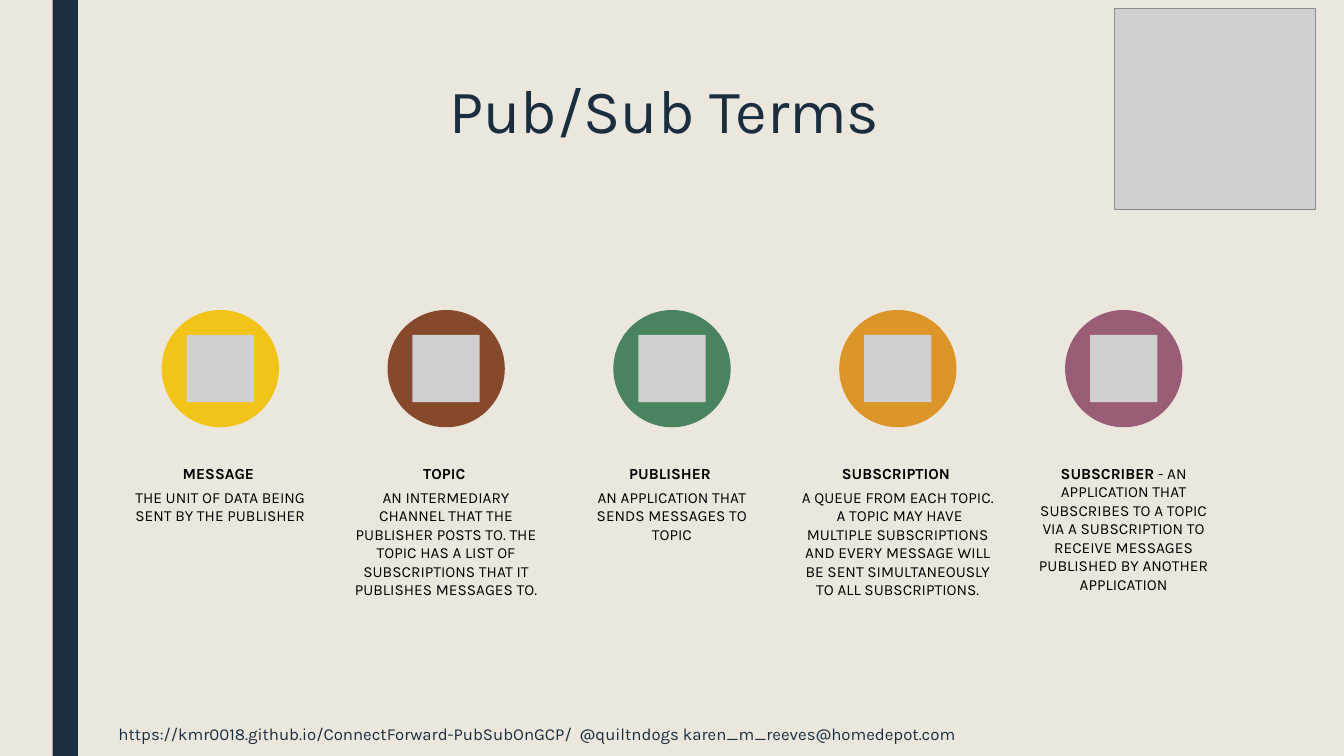
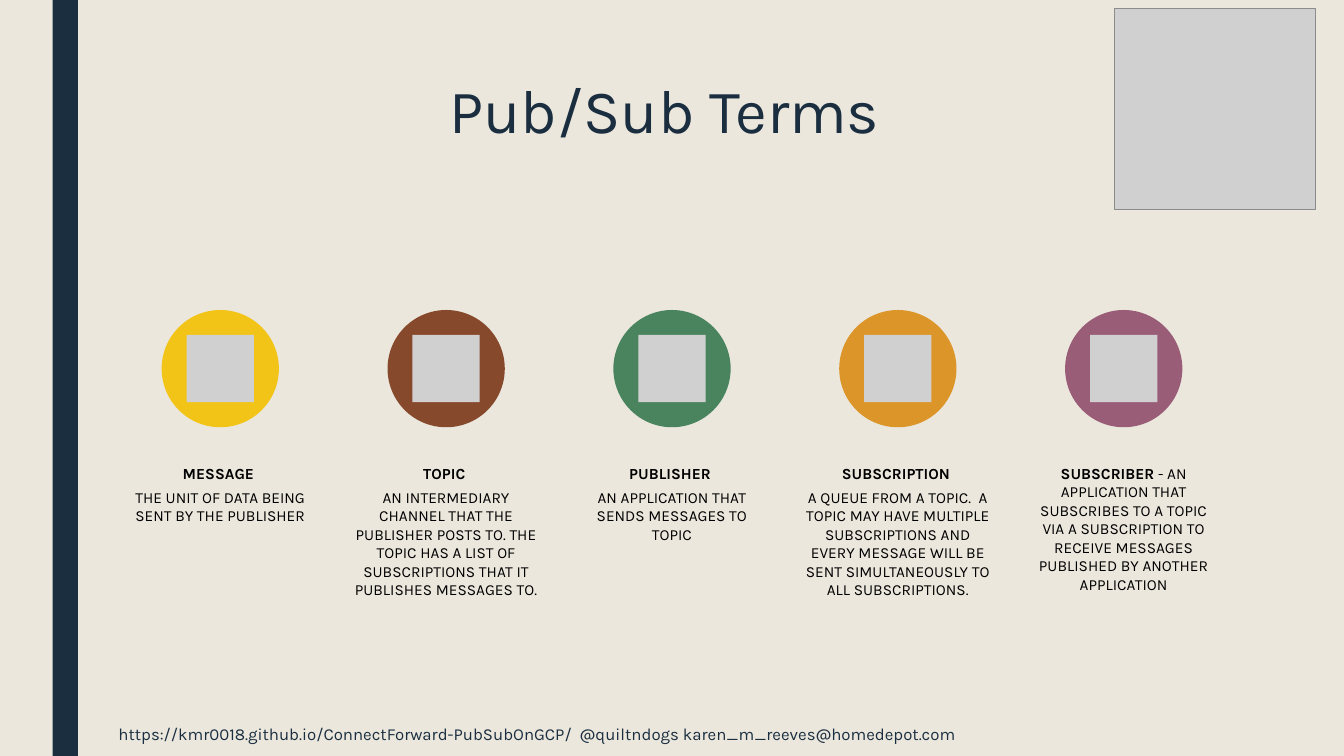
Before and after one commit to kmr0018/ConnectForward-PubSubOnGCP, a slide deck: slide 4 of PubSubGcpPresentation.pptx. Drawn at 1344x756 pixels with LibreOffice and Linux fonts; fonts in the diff are those of the drawing; grey boxes stand for pictures. Boxes give left, top, right and bottom in pixels: in the first picture for what was removed or moved away, otherwise in the second. Text is boxed around its words. In the diff, an @@ line names an element or a change of style, - is before the commit and + after.

```diff
--- a/PubSubGcpPresentation.pptx
+++ b/PubSubGcpPresentation.pptx
@@ text at [806, 493, 990, 595]: text changed @@
-A QUEUE FROM EACH TOPIC. A TOPIC MAY HAVE MULTIPLE SUBSCRIPTIONS AND EVERY MESSAGE WILL BE SENT SIMULTANEOUSLY TO ALL SUBSCRIPTIONS.
+A QUEUE FROM A TOPIC. A TOPIC MAY HAVE MULTIPLE SUBSCRIPTIONS AND EVERY MESSAGE WILL BE SENT SIMULTANEOUSLY TO ALL SUBSCRIPTIONS.
```
Also in this commit, not shown: 9 other slides changed, 2 slides removed, 1 other file.
